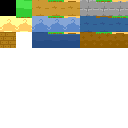
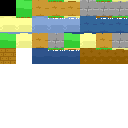
Before/after of a 128×128 layered artwork. What changed in the layer stack:
painted on "Tiles (v2)" over (x1=0, y1=0, x2=128, y2=64)
